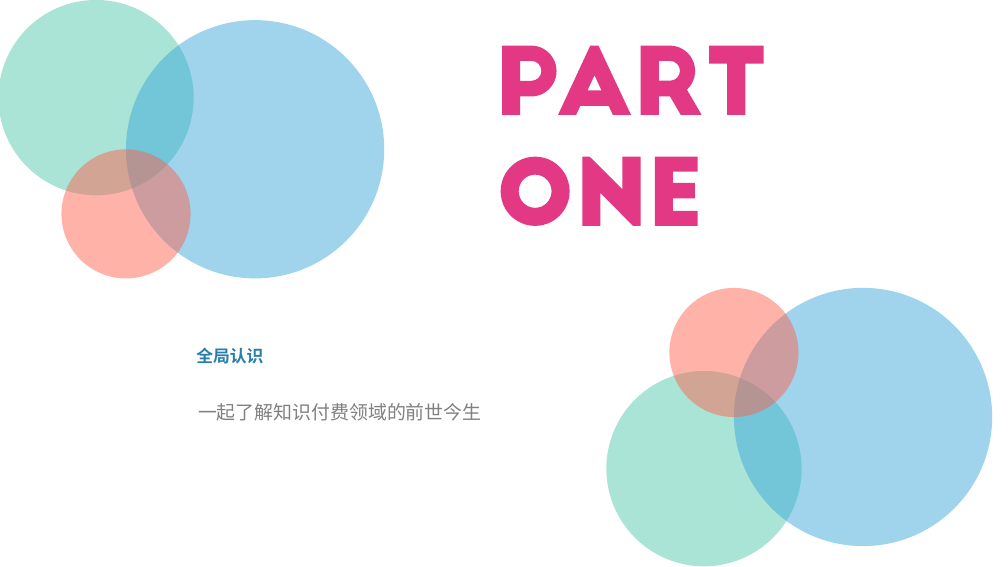
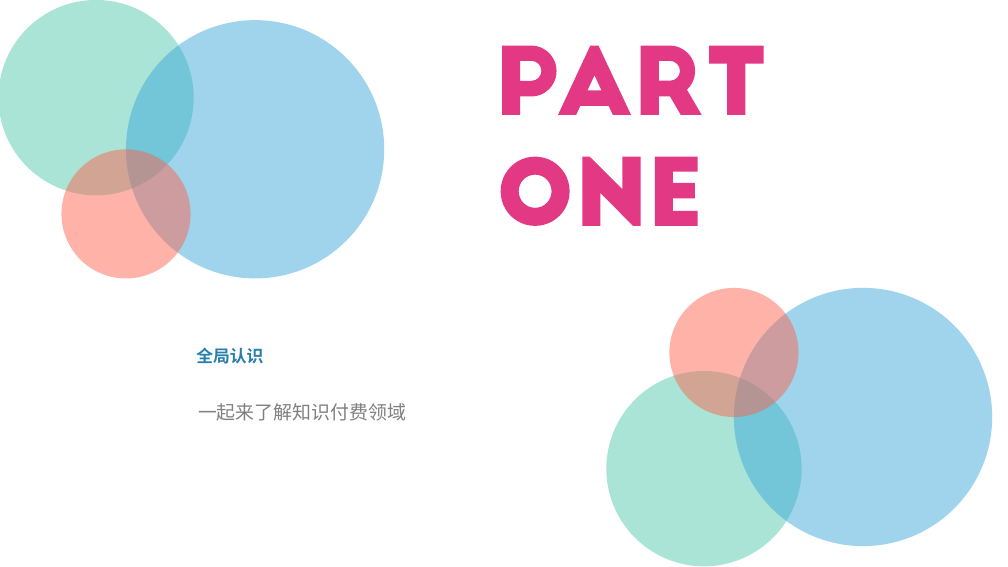
Before and after one commit to izhouping/KPA, a slide deck: slide 3 of 项目演示.pptx. Drawn at 1008x567 pixels with LibreOffice and Linux fonts; fonts in the diff are those of the drawing. Boxes give left, top, right and bottom in pixels: in the first picture for what was removed or moved away, otherwise in the second. Text is boxed around its words. In the diff, an @@ line names an element or a change of style, - is before the commit and + after.

```diff
--- a/项目演示.pptx
+++ b/项目演示.pptx
@@ text at (198, 403, 406, 421): text changed @@
-一起了解知识付费领域的前世今生
+一起来了解知识付费领域
```
Also in this commit, not shown: 17 other slides changed, 4 slides added, 1 slide removed, 1 other file.
